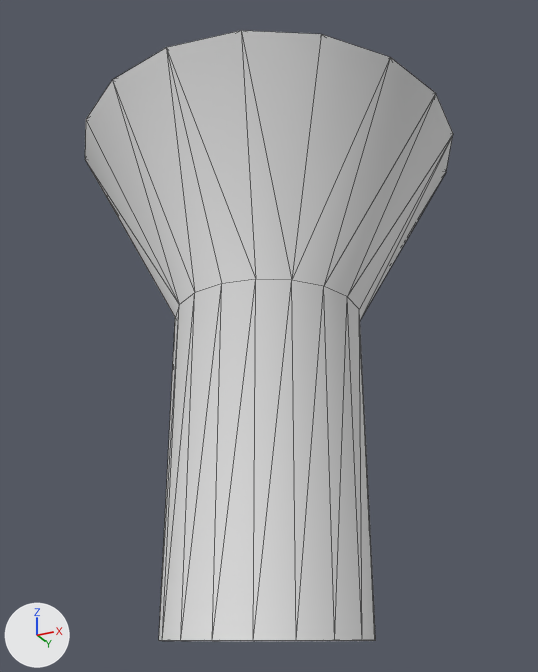
A saved change to the FBX model Assets/Models/Greybox Models/Ball End.FBX.
Both versions are drawn from a camera (50 mm lens) standing at (-4.44, 3.01, -0.57) and looking at (-8.01, 10.17, 2.65). Arrows for +X, +Y and +Z are at lower left; the lights stay in place. Mesh edges are drawn as thin lines.

Script lines for the objects in view, before the commit:
```python
me_mesh = bpy.data.meshes.new('Mesh')
me_mesh.from_pydata(...)  # 108 vertices, 216 faces; spans x -2.31..2.31, y -2.35..2.35, z -0.84..4.86
ob_tube002 = bpy.data.objects.new('Tube002', me_mesh)
ob_tube002.location = (-8.1, 10.31, 0.24)
```
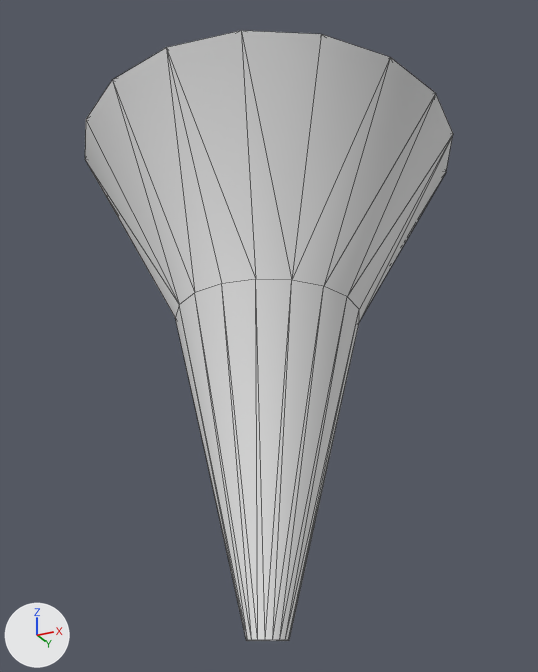
Boxes [x1, y1, x2, y2] around the edits, measured in the pictures (538 x 672 px; the box of a moved part takes in the faces that stretch with it):
part 1 of me_mesh, moved or reshaped
    before: [159, 279, 376, 641]
    after: [175, 279, 359, 641]

Edits to the bpy script that builds the scene:
```text
Change me_mesh:
    where me_mesh.from_pydata(...)  # 108 vertices, 216 faces; spans x -2.31..2.31, y -2.35..2.35, z -0.84..4.86
    used by ob_tube002; location = (-8.1, 10.31, 0.24)
    me_mesh part 1: all 36 vertices in x -1.08..1.08, y -1.1..1.1, z -0.84 are scaled about their middle by (0.198, 0.198, 1)
```
